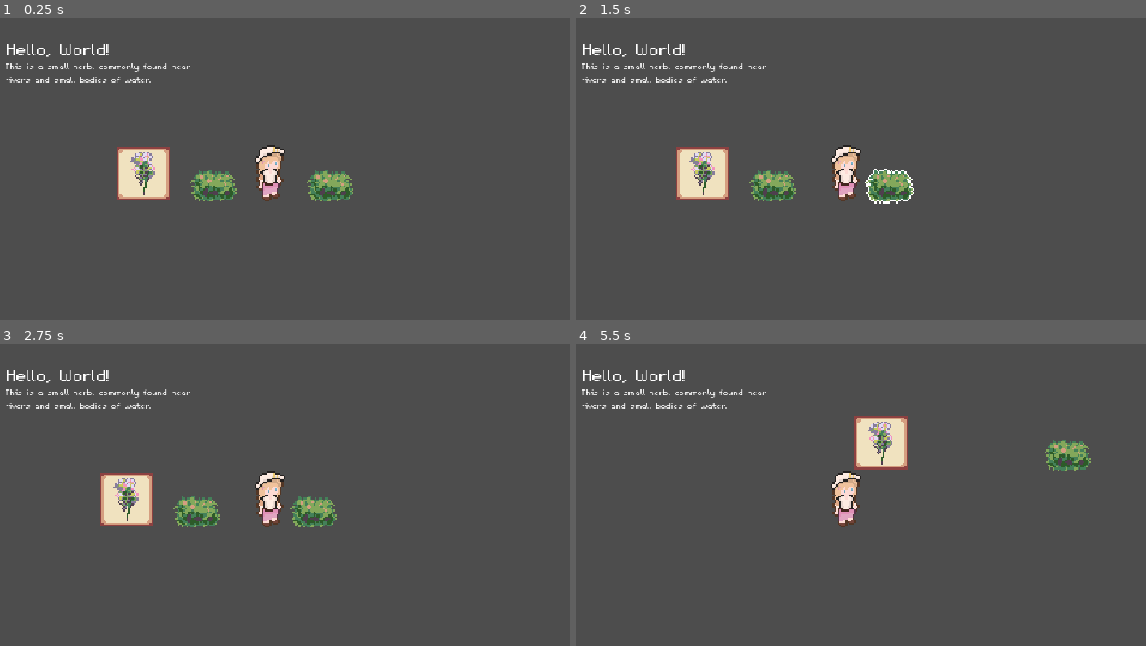
Above: before the commit, frames 1-4 (two rows, left to right).
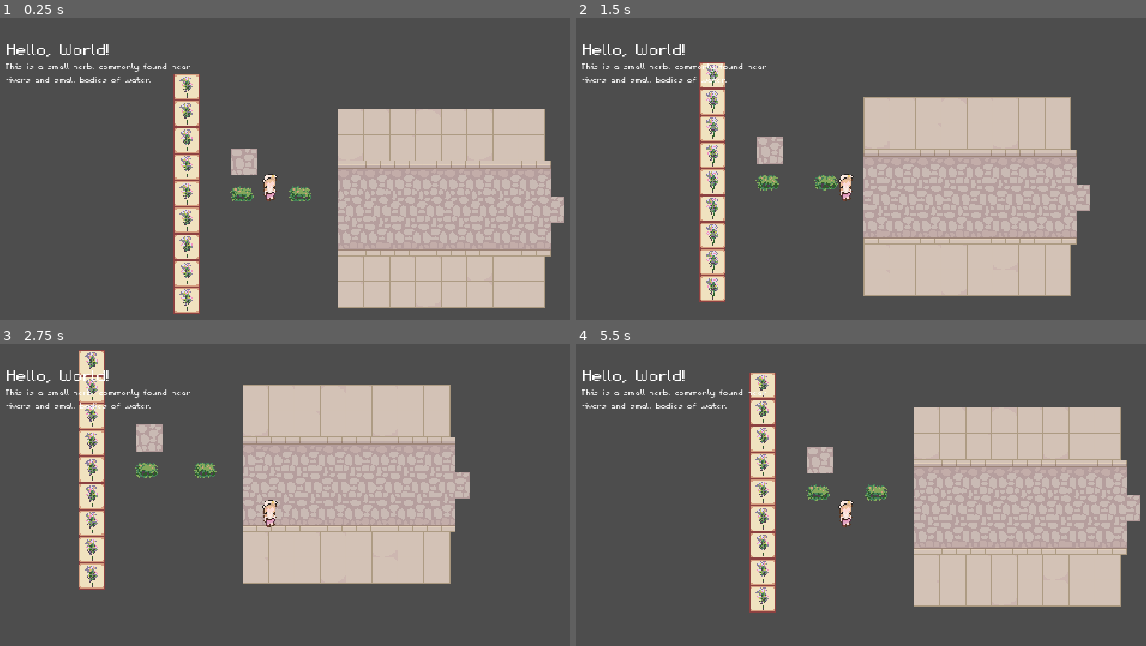
Above: after the commit, the same moments.

Repository: Jelmerrr/Flask-and-Fortune
Game: Godot game, scene res://Scenes/UtilScenes/visual_handler.tscn
The game is run twice, just before and just after one commit, with the same random seed, the same clock (stepped at 60 frames per second) and the same inputs.
Inputs (mouse positions are in pixels of both pictures, inside the frame that each line leads up to):
- Up to frame 1 (0.25 s): no input
- Up to frame 2 (1.5 s): tap Enter at 0.5 s; move the mouse to (786, 187) at 0.52 s; hold D (move_right) 0.53-1.28 s; click (786, 187) at 0.67 s; move the mouse to (889, 187) at 1.27 s; hold S (move_down) from 1.28 s (still down); click (889, 187) at 1.42 s
- Up to frame 3 (2.75 s): move the mouse to (347, 428) at 2.02 s; release S (move_down) at 2.03 s; hold D (move_right) from 2.03 s (still down)
- Up to frame 4 (5.5 s): move the mouse to (804, 618) at 2.77 s; release D (move_right) at 2.78 s; hold W (move_up) 2.78-3.53 s; click (804, 618) at 2.92 s; move the mouse to (1083, 594) at 3.52 s; hold A (move_left) 3.53-5.03 s; move the mouse to (604, 461) at 4.27 s; move the mouse to (883, 528) at 5.02 s; hold S (move_down) from 5.03 s (still down); click (883, 528) at 5.17 s

The runs differ from the first frame. In frame 1, 32% of the frame differs, in the area x 20-99%, y 18-99%; in frame 2, 30%; in frame 3, 31%; in frame 4, 31%.

Commit message:
Small art pass

Diff:
--- a/Scenes/Placeholder/test_environment.tscn
+++ b/Scenes/Placeholder/test_environment.tscn
@@ -1,9 +1,10 @@
-[gd_scene load_steps=5 format=3 uid="uid://c8428k051oqmk"]
+[gd_scene load_steps=6 format=3 uid="uid://c8428k051oqmk"]
 
 [ext_resource type="PackedScene" uid="uid://b8faxx5uxnkkb" path="res://Scenes/Placeholder/player_controller.tscn" id="1_3ileo"]
 [ext_resource type="Texture2D" uid="uid://cmrlaopl4gely" path="res://Assets/Sprites/Item Sprites/ComfreyItemSprite32x32.png" id="3_ephj6"]
 [ext_resource type="Texture2D" uid="uid://c310v47bisfne" path="res://Assets/Sprites/Item Sprites/ItemSpriteFrame32x32.png" id="3_nfcxt"]
 [ext_resource type="PackedScene" uid="uid://c8p0g5r0f2q08" path="res://Scenes/Gatherable Objects/ObjectScenes/SunberryGatherableObject.tscn" id="4_nfcxt"]
+[ext_resource type="Texture2D" uid="uid://dy10v8phoj74x" path="res://Assets/Placeholder/ExampleStreet.png" id="5_7i3ty"]
 
 [node name="Test Environment" type="Node2D"]
 y_sort_enabled = true
@@ -21,11 +22,75 @@
 zoom = Vector2(2, 2)
 
 [node name="ItemSpriteFrame32x32" type="Sprite2D" parent="."]
-position = Vector2(-76, -17)
+position = Vector2(-100, 118)
 texture = ExtResource("3_nfcxt")
 
+[node name="ItemSpriteFrame32x32" type="Sprite2D" parent="ItemSpriteFrame32x32"]
+position = Vector2(0, -32)
+texture = ExtResource("3_nfcxt")
+
+[node name="ComfreyItemSprite32x32" type="Sprite2D" parent="ItemSpriteFrame32x32"]
+position = Vector2(0, -32)
+texture = ExtResource("3_ephj6")
+
+[node name="ItemSpriteFrame32x32" type="Sprite2D" parent="ItemSpriteFrame32x32/ComfreyItemSprite32x32"]
+position = Vector2(0, -32)
+texture = ExtResource("3_nfcxt")
+
+[node name="ComfreyItemSprite32x32" type="Sprite2D" parent="ItemSpriteFrame32x32/ComfreyItemSprite32x32"]
+position = Vector2(0, -32)
+texture = ExtResource("3_ephj6")
+
+[node name="ItemSpriteFrame32x32" type="Sprite2D" parent="ItemSpriteFrame32x32/ComfreyItemSprite32x32/ComfreyItemSprite32x32"]
+position = Vector2(0, -32)
+texture = ExtResource("3_nfcxt")
+
+[node name="ComfreyItemSprite32x32" type="Sprite2D" parent="ItemSpriteFrame32x32/ComfreyItemSprite32x32/ComfreyItemSprite32x32"]
+position = Vector2(0, -32)
+texture = ExtResource("3_ephj6")
+
+[node name="ItemSpriteFrame32x32" type="Sprite2D" parent="ItemSpriteFrame32x32/ComfreyItemSprite32x32/ComfreyItemSprite32x32/ComfreyItemSprite32x32"]
+position = Vector2(0, -32)
+texture = ExtResource("3_nfcxt")
+
+[node name="ItemSpriteFrame32x32" type="Sprite2D" parent="ItemSpriteFrame32x32/ComfreyItemSprite32x32/ComfreyItemSprite32x32/ComfreyItemSprite32x32/ItemSpriteFrame32x32"]
+position = Vector2(0, -32)
+texture = ExtResource("3_nfcxt")
+
+[node name="ComfreyItemSprite32x32" type="Sprite2D" parent="ItemSpriteFrame32x32/ComfreyItemSprite32x32/ComfreyItemSprite32x32/ComfreyItemSprite32x32/ItemSpriteFrame32x32"]
+position = Vector2(0, -32)
+texture = ExtResource("3_ephj6")
+
+[node name="ItemSpriteFrame32x32" type="Sprite2D" parent="ItemSpriteFrame32x32/ComfreyItemSprite32x32/ComfreyItemSprite32x32/ComfreyItemSprite32x32/ItemSpriteFrame32x32/ComfreyItemSprite32x32"]
+position = Vector2(0, -32)
+texture = ExtResource("3_nfcxt")
+
+[node name="ComfreyItemSprite32x32" type="Sprite2D" parent="ItemSpriteFrame32x32/ComfreyItemSprite32x32/ComfreyItemSprite32x32/ComfreyItemSprite32x32/ItemSpriteFrame32x32/ComfreyItemSprite32x32"]
+position = Vector2(0, -32)
+texture = ExtResource("3_ephj6")
+
+[node name="ItemSpriteFrame32x32" type="Sprite2D" parent="ItemSpriteFrame32x32/ComfreyItemSprite32x32/ComfreyItemSprite32x32/ComfreyItemSprite32x32/ItemSpriteFrame32x32/ComfreyItemSprite32x32/ComfreyItemSprite32x32"]
+position = Vector2(0, -32)
+texture = ExtResource("3_nfcxt")
+
+[node name="ComfreyItemSprite32x32" type="Sprite2D" parent="ItemSpriteFrame32x32/ComfreyItemSprite32x32/ComfreyItemSprite32x32/ComfreyItemSprite32x32/ItemSpriteFrame32x32/ComfreyItemSprite32x32/ComfreyItemSprite32x32"]
+position = Vector2(0, -32)
+texture = ExtResource("3_ephj6")
+
+[node name="ItemSpriteFrame32x32" type="Sprite2D" parent="ItemSpriteFrame32x32/ComfreyItemSprite32x32/ComfreyItemSprite32x32/ComfreyItemSprite32x32/ItemSpriteFrame32x32/ComfreyItemSprite32x32/ComfreyItemSprite32x32/ComfreyItemSprite32x32"]
+position = Vector2(0, -32)
+texture = ExtResource("3_nfcxt")
+
+[node name="ComfreyItemSprite32x32" type="Sprite2D" parent="ItemSpriteFrame32x32/ComfreyItemSprite32x32/ComfreyItemSprite32x32/ComfreyItemSprite32x32/ItemSpriteFrame32x32/ComfreyItemSprite32x32/ComfreyItemSprite32x32/ComfreyItemSprite32x32"]
+position = Vector2(0, -32)
+texture = ExtResource("3_ephj6")
+
+[node name="ComfreyItemSprite32x32" type="Sprite2D" parent="ItemSpriteFrame32x32/ComfreyItemSprite32x32/ComfreyItemSprite32x32/ComfreyItemSprite32x32"]
+position = Vector2(0, -32)
+texture = ExtResource("3_ephj6")
+
 [node name="ComfreyItemSprite32x32" type="Sprite2D" parent="."]
-position = Vector2(-76, -17)
+position = Vector2(-100, 118)
 texture = ExtResource("3_ephj6")
 
 [node name="Sunberry" parent="." instance=ExtResource("4_nfcxt")]
@@ -33,3 +98,7 @@
 
 [node name="Sunberry2" parent="." instance=ExtResource("4_nfcxt")]
 position = Vector2(36, -3)
+
+[node name="ExampleStreet" type="Sprite2D" parent="."]
+position = Vector2(181, -236)
+texture = ExtResource("5_7i3ty")
--- a/Scenes/UtilScenes/visual_handler.tscn
+++ b/Scenes/UtilScenes/visual_handler.tscn
@@ -1,8 +1,16 @@
-[gd_scene load_steps=4 format=3 uid="uid://cw6yq4gb6t4dw"]
+[gd_scene load_steps=7 format=3 uid="uid://cw6yq4gb6t4dw"]
 
 [ext_resource type="PackedScene" uid="uid://c8428k051oqmk" path="res://Scenes/Placeholder/test_environment.tscn" id="1_exiw7"]
 [ext_resource type="FontFile" uid="uid://ciifp5ccg1w66" path="res://Assets/Fonts/m5x7.ttf" id="2_8ueo7"]
 [ext_resource type="Script" uid="uid://c7v2w7iagwppn" path="res://Scripts/CoreUtils/CoreUINodeController.gd" id="2_iw1ln"]
+[ext_resource type="Script" uid="uid://vjf41hvbmgn3" path="res://Scripts/Visual/DayNightModulateController.gd" id="4_pi6qo"]
+
+[sub_resource type="Gradient" id="Gradient_pi6qo"]
+offsets = PackedFloat32Array(0, 0.3580247, 0.48765433, 0.63580245, 0.74691355, 0.9074074)
+colors = PackedColorArray(0.33416107, 0.33297607, 0.6490966, 1, 0.6626097, 0.4584695, 0.8855568, 1, 0.8790204, 0.67566216, 0.87423456, 1, 0.9513301, 0.7919856, 0.7733818, 1, 0.9537527, 0.93568176, 0.86529756, 1, 1, 1, 1, 1)
+
+[sub_resource type="GradientTexture1D" id="GradientTexture1D_axpmp"]
+gradient = SubResource("Gradient_pi6qo")
 
 [node name="Visual Handler" type="Node2D"]
 
@@ -60,7 +68,6 @@
 grow_horizontal = 2
 grow_vertical = 2
 stretch = true
-stretch_shrink = 2
 
 [node name="SubViewport" type="SubViewport" parent="Control/SubViewportContainer"]
 transparent_bg = true
@@ -68,9 +75,16 @@
 snap_2d_transforms_to_pixel = true
 snap_2d_vertices_to_pixel = true
 physics_object_picking = true
-size = Vector2i(480, 270)
+size = Vector2i(960, 540)
 render_target_update_mode = 4
 
 [node name="Scene Handler" type="Node2D" parent="Control/SubViewportContainer/SubViewport"]
 
 [node name="Test Environment" parent="Control/SubViewportContainer/SubViewport/Scene Handler" instance=ExtResource("1_exiw7")]
+
+[node name="CanvasModulate" type="CanvasModulate" parent="Control/SubViewportContainer/SubViewport/Scene Handler"]
+visible = false
+color = Color(0.24567527, 0.3414838, 0.7108614, 1)
+script = ExtResource("4_pi6qo")
+gradient = SubResource("GradientTexture1D_axpmp")
+dayDurationInSeconds = 10
--- /dev/null
+++ b/Scripts/Visual/DayNightModulateController.gd
@@ -0,0 +1,48 @@
+extends CanvasModulate
+
+@export var gradient: GradientTexture1D
+
+var time: float = 0.0
+
+const MINPERDAY = 1440
+const MINPERHOUR = 60
+const INGAMEMINTODELTA = (2 * PI) / MINPERDAY
+
+@export var dayDurationInSeconds: int = 1
+
+# Called every frame. 'delta' is the elapsed time since the previous frame.
+func _physics_process(delta: float) -> void:
+	# ingamemintodelta = 1 min in game in delta = 0.0043
+	#print(INGAMEMINTODELTA)
+
+	# 1/60 second = 0.016 delta
+	# 1 second = 1 delta
+	#print(delta)
+
+	# ingame min/delta = 3.8
+	#print(delta / INGAMEMINTODELTA)
+
+	# 1 day in game = 6.28 second irl
+	# ratio = 1:6.28
+	# 1 day in game = 376.99 delta
+	#print(MINPERDAY / (delta / INGAMEMINTODELTA))
+	# Above formula calculates 1 day length in delta
+	#print(376.991118430775 / 60)
+
+	# if 1 day = 60 seconds
+	# 60 / 6.28 = time scale multiplier
+	#print(60 / (MINPERDAY / (delta / INGAMEMINTODELTA)))
+
+	# Time scale multipler = 9.54 for 1 min irl = 1 day in game
+	# If we do the ratio calculator but with delta divided by time scale multiplier we get 60
+	# Which means 1 day in game = 60 second irl
+	#print(MINPERDAY / ((delta / 0.1591549430919) / INGAMEMINTODELTA))
+
+	# 1 day in game in delta = MINPERDAY / (delta / INGAMEMINTODELTA)
+
+	#Calculate multipler to achieve ratio of 1 day in game = selected length in seconds
+	var dayDurationInDelta = dayDurationInSeconds / 60.0
+	var timeScaleMultiplier = dayDurationInDelta / (MINPERDAY / (delta / INGAMEMINTODELTA))
+	time += delta * timeScaleMultiplier
+	var value = (sin(time - 0.5 * PI) + 1.0) / 2.0
+	self.color = gradient.gradient.sample(value)
--- a/project.godot
+++ b/project.godot
@@ -13,6 +13,7 @@
 config/name="Flask and Fortune"
 run/main_scene="uid://cw6yq4gb6t4dw"
 config/features=PackedStringArray("4.5", "Forward Plus")
+config/icon="uid://blv3c2sjdg70f"
 
 [audio]
 
Binary file added: Assets/Placeholder/ExampleStreet.png
Not shown, added: Assets/Placeholder/ExampleStreet.png.import
Not shown, added: Scripts/Visual/DayNightModulateController.gd.uid
